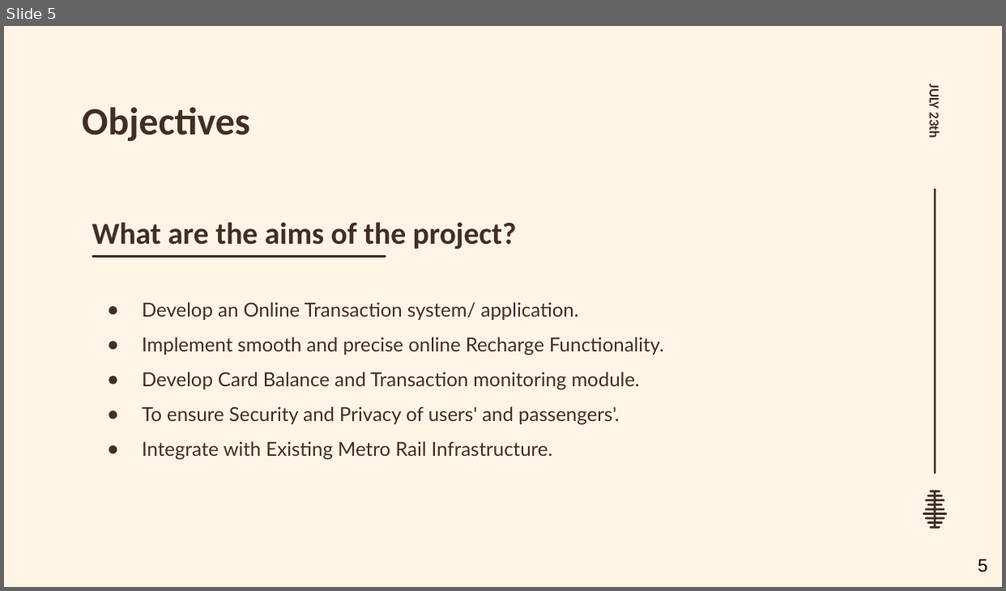
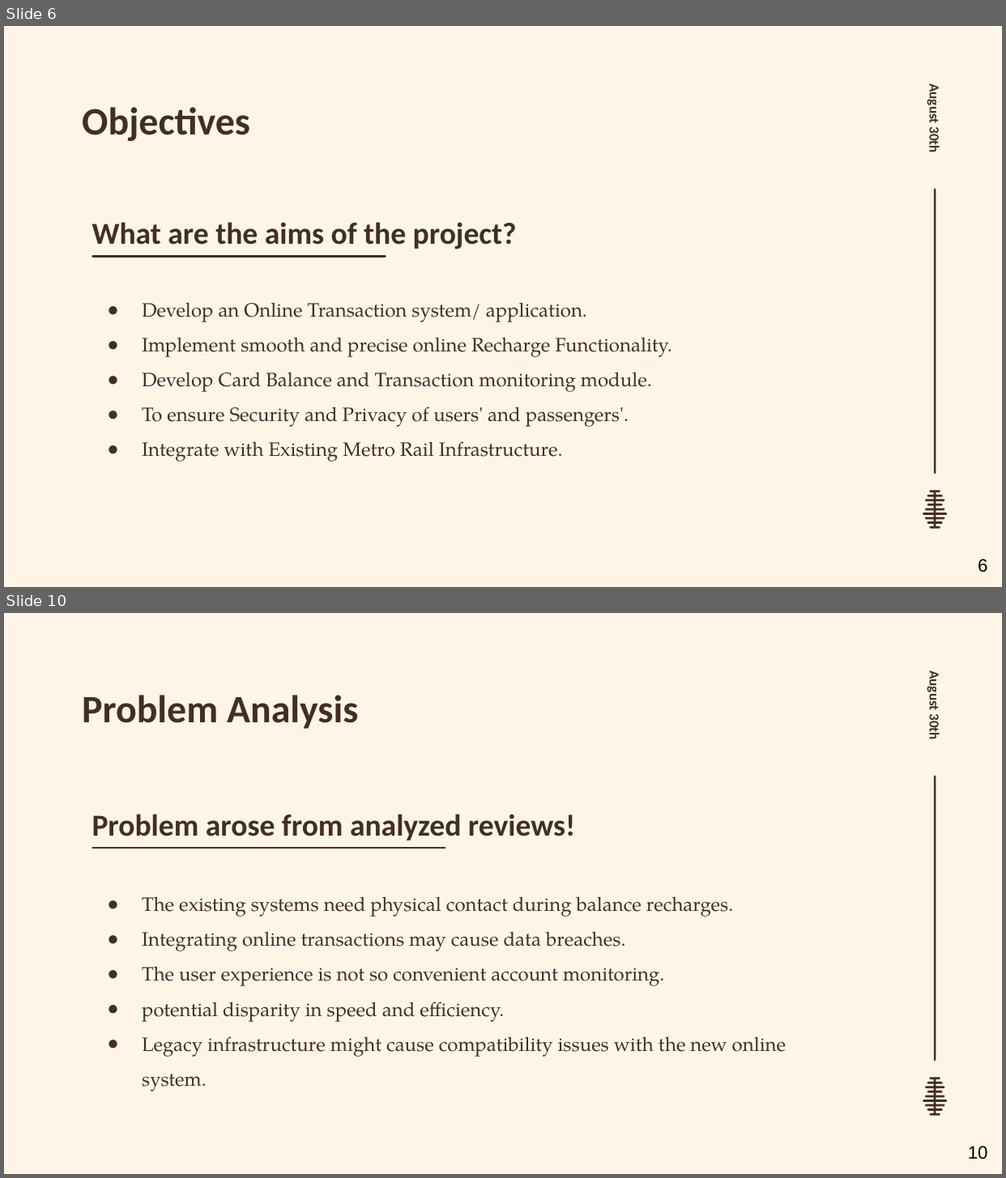
Before and after one commit to dot-ASH/metro-rail-smart-card-system, a slide deck: slide/Capstone.pptx. Shown one above the other, each under a label of ours: slide 5 before the commit, slides 6 and 10 after it; the slides between them are not shown. The pictures are 1006x591 and 1006x1178 pixels, drawn with LibreOffice and Linux fonts; fonts in the diff are those of the drawing; background and template pictures are left out. Boxes give left, top, right and bottom in pixels: in the first picture for what was removed or moved away, otherwise in the second. Text is boxed around its words. In the diff, an @@ line names an element or a change of style, - is before the commit and + after.

```diff
--- a/slide/Capstone.pptx
+++ b/slide/Capstone.pptx
@@ slide 10 added at [4, 613, 1002, 1174], background picture (left out); not listed: 2 template elements that a slide beside it also shows @@
@@ text added at [926, 674, 943, 739], 10 pt, text #422E25, bold @@
+August 30th
@@ title added at [82, 695, 358, 729], 28 pt, text #422E25, bold @@
+Problem Analysis
@@ text added at [92, 814, 575, 841], 22 pt, text #422E25, bold @@
+Problem arose from analyzed reviews!
@@ line added from (93, 848) to (445, 848), #422E25 1.5 pt @@
@@ text added at [142, 897, 786, 1092], 14 pt, text #422E25 @@
+● The existing systems need physical contact during balance recharges.
+● Integrating online transactions may cause data breaches.
+● The user experience is not so convenient account monitoring.
+● potential disparity in speed and efficiency.
+● Legacy infrastructure might cause compatibility issues with the new online system.
@@ page number added at [968, 1146, 988, 1160], 13 pt, text #000000 @@
+10
@@ what was slide 5 is now slide 6 @@
@@ slide 6 changed as well @@
@@ text at [926, 87, 943, 152]: text changed @@
-JULY 23th
+August 30th
@@ text "Develop an Online Transaction system/ ..." at [142, 302, 672, 462]: font Lato to TeX Gyre Pagella @@
@@ page number at [978, 559, 987, 573]: text changed @@
-5
+6
```
Also in this commit, not shown: 8 other slides changed, 6 other slides added, 1 slide removed, 9 other files.
